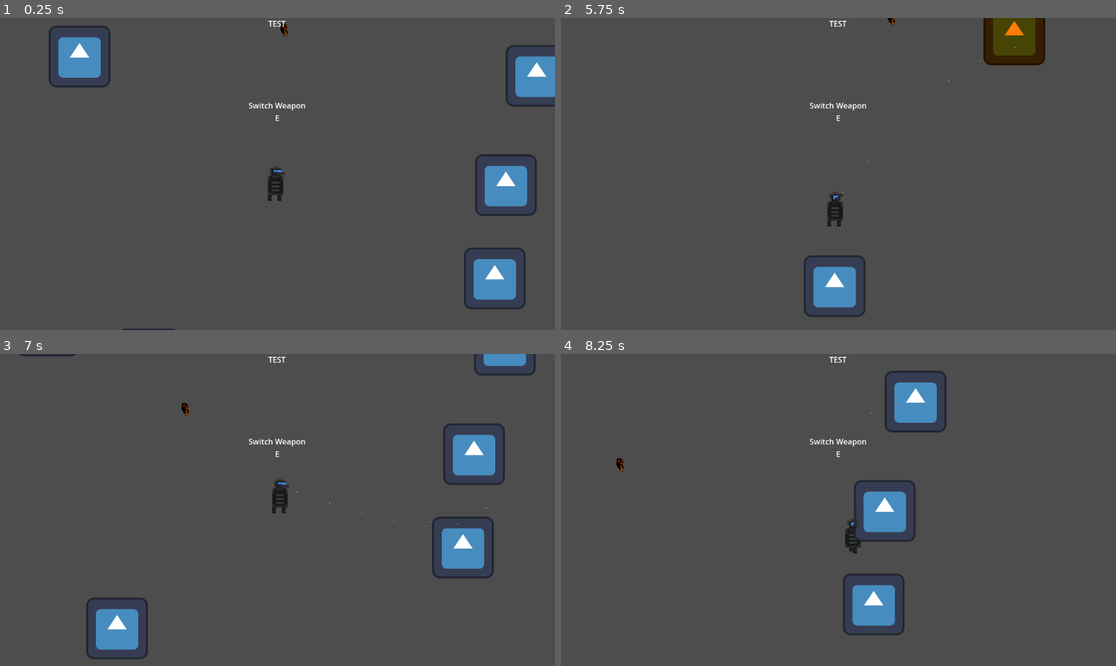
Above: before the commit, frames 1-4 (two rows, left to right).
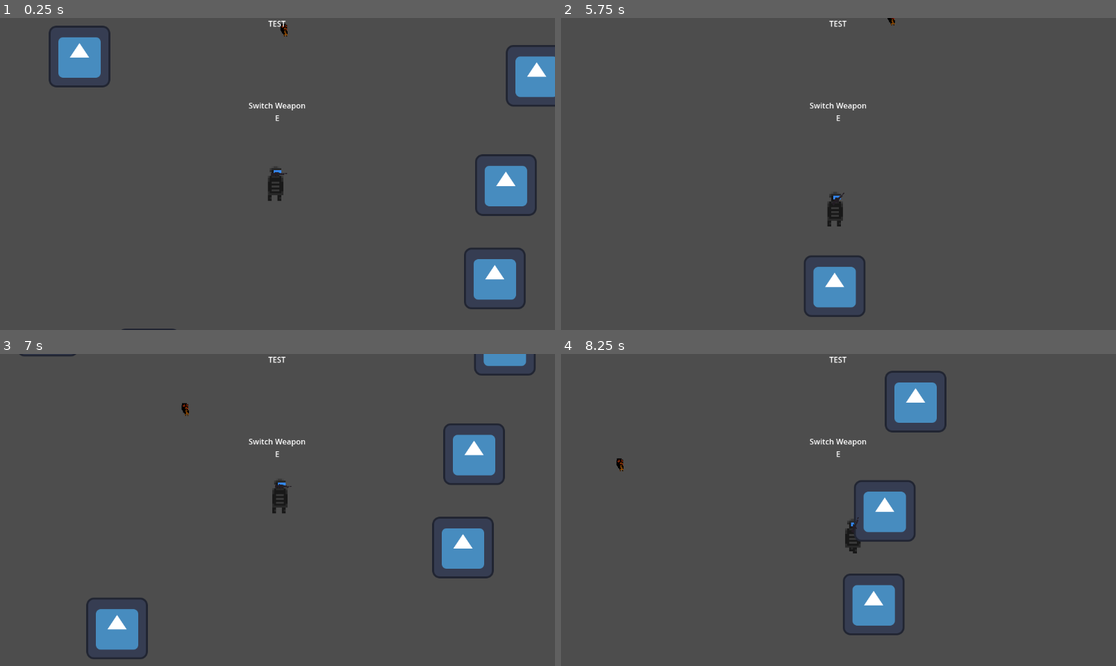
Above: after the commit, the same moments.

Repository: pingwin01games/BialJam2024
Game: Godot game, scene res://scene/world.tscn
The game is run twice, just before and just after one commit, with the same random seed, the same clock (stepped at 60 frames per second) and the same inputs. The engine's default icon, where the game draws it, is replaced by a stand-in: a white triangle on a blue panel in a dark square.
Inputs (mouse positions are in pixels of both pictures, inside the frame that each line leads up to):
- Up to frame 1 (0.25 s): no input
- Up to frame 2 (5.75 s): tap Enter (ui_accept) at 0.5, 0.77, 1.52, 3.02, 3.77, 4.52 s; move the mouse to (960, 158) at 0.52 s; press the mouse at (960, 158) at 0.53 s; hold Right (ui_right) 0.53-1.28 s; move the mouse to (727, 189) at 1.27 s; release the mouse at (727, 189) at 1.28 s; hold Down (ui_down) 1.28-2.03 s; click (727, 189) at 1.35 s; move the mouse to (894, 105) at 2.02 s; press the mouse at (894, 105) at 2.03 s; hold Right (ui_right) 2.03-2.78 s; move the mouse to (810, 236) at 2.77 s; release the mouse at (810, 236) at 2.78 s; hold Up (ui_up) 2.78-3.53 s; click (810, 236) at 2.85 s; move the mouse to (1005, 220) at 3.52 s; press the mouse at (1005, 220) at 3.53 s; hold Left (ui_left) 3.53-5.03 s; move the mouse to (672, 127) at 4.27 s; release the mouse at (672, 127) at 4.28 s; click (672, 127) at 4.35 s; move the mouse to (866, 174) at 5.02 s; press the mouse at (866, 174) at 5.03 s; hold Down (ui_down) from 5.03 s (still down)
- Up to frame 3 (7 s): move the mouse to (194, 432) at 5.77 s; release Down (ui_down) at 5.78 s; release the mouse at (194, 432) at 5.78 s; hold Right (ui_right) 5.78-6.53 s; click (194, 432) at 5.85 s; tap Enter (ui_accept) at 6.02, 6.77 s; move the mouse to (399, 494) at 6.52 s; press the mouse at (399, 494) at 6.53 s; hold Up (ui_up) from 6.53 s (still down)
- Up to frame 4 (8.25 s): move the mouse to (727, 525) at 7.27 s; release Up (ui_up) at 7.28 s; release the mouse at (727, 525) at 7.28 s; hold Right (ui_right) 7.28-8.03 s; click (727, 525) at 7.35 s; tap Enter (ui_accept) at 7.52 s; move the mouse to (894, 441) at 8.02 s; press the mouse at (894, 441) at 8.03 s; hold Down (ui_down) from 8.03 s (still down)

The runs differ from the first frame. In frame 1, less than 0.1% of the frame differs, in the area x 48-52%, y 48-51%; in frame 2, 1.7%, in the area x 49-96%, y 0-59%; in frame 3, less than 0.1%; in frame 4, less than 0.1%.

Commit message:
poprawiono z broni
teraz ja widac

Diff:
--- a/scene/gracz.tscn
+++ b/scene/gracz.tscn
@@ -2,7 +2,7 @@
 
 [ext_resource type="Script" path="res://script/gracz.gd" id="1_d3427"]
 [ext_resource type="Script" path="res://script/WeaponManager.gd" id="3_s1mo5"]
-[ext_resource type="PackedScene" uid="uid://fkuvt0m44q6k" path="res://scene/Guns/minigun.tscn" id="3_t6yf6"]
+[ext_resource type="PackedScene" uid="uid://djvh26t85t4o3" path="res://scene/Guns/dmr.tscn" id="3_yua27"]
 [ext_resource type="PackedScene" uid="uid://dbrsi3jtottgr" path="res://scene/Guns/gun_template.tscn" id="4_082ke"]
 [ext_resource type="Texture2D" uid="uid://ce0i3h1wcu3k8" path="res://Sprites/Players/mc1.png" id="4_hlrhp"]
 [ext_resource type="Texture2D" uid="uid://cy8ourctiuqwh" path="res://Sprites/Players/mc2.png" id="5_1j4c6"]
@@ -66,8 +66,7 @@
 position = Vector2(20, 0)
 script = ExtResource("3_s1mo5")
 
-[node name="Gun_Template2" parent="hand" instance=ExtResource("3_t6yf6")]
-z_index = 0
+[node name="Gun_Template2" parent="hand" instance=ExtResource("3_yua27")]
 
 [node name="Gun_Template" parent="hand" instance=ExtResource("4_082ke")]
 visible = false
